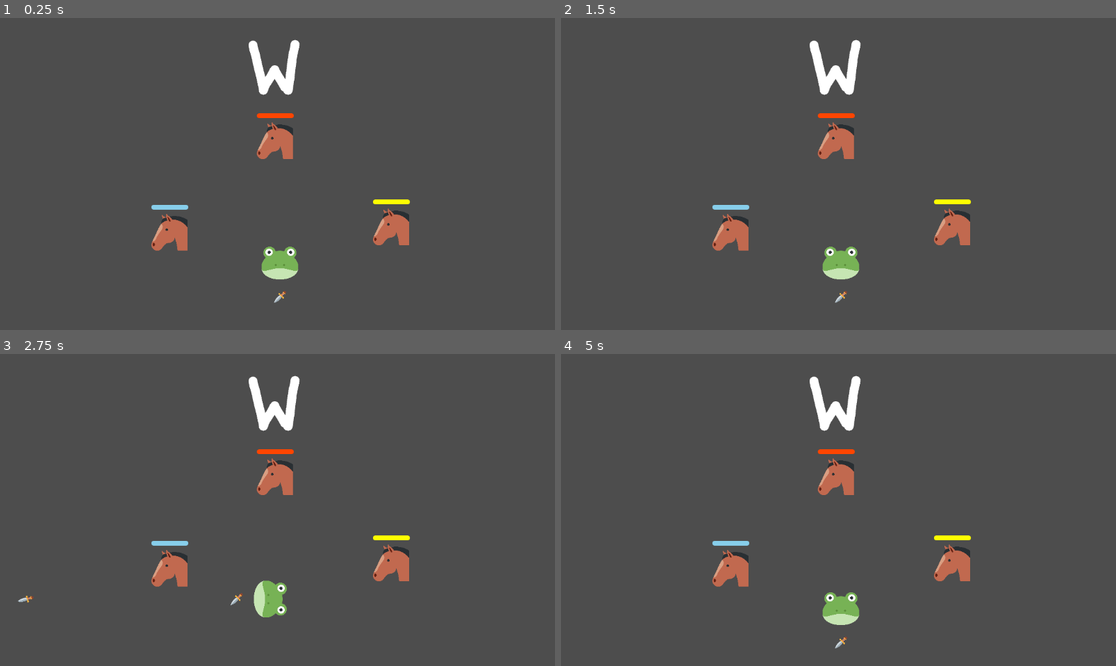
Above: before the commit, frames 1-4 (two rows, left to right).
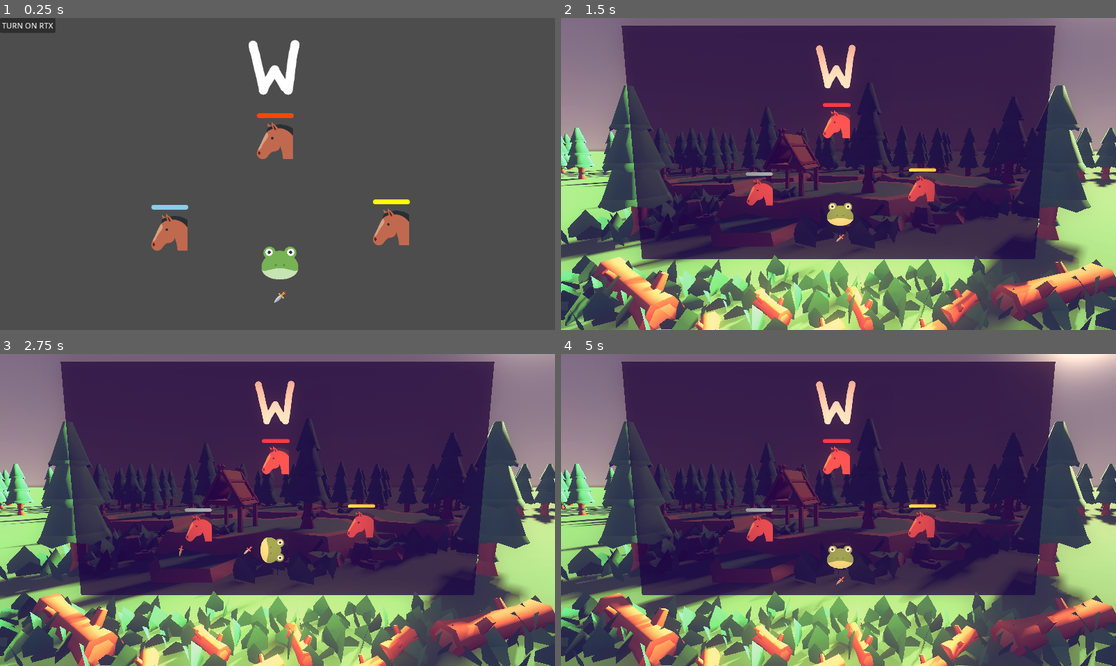
Above: after the commit, the same moments.

Repository: alexcavadora/alex-isaac-implementation
Game: Godot game, scene res://scenes/levels/main_scene.tscn
The game is run twice, just before and just after one commit, with the same random seed, the same clock (stepped at 60 frames per second) and the same inputs.
Inputs (mouse positions are in pixels of both pictures, inside the frame that each line leads up to):
- Up to frame 1 (0.25 s): no input
- Up to frame 2 (1.5 s): click (588, 24) at 0.5 s, where only the run after the commit has a clickable "TURN ON RTX"; tap Space (throw) at 1.35 s
- Up to frame 3 (2.75 s): tap A (a_press) at 2.1 s; tap Space (throw) at 2.3 s
- Up to frame 4 (5 s): tap D (d_press) at 2.85 s; tap Space (throw) at 3.05, 3.8, 4.35 s; tap S (s_press) at 3.6 s

The runs differ from the first frame. In frame 1, 0.4% of the frame differs, in the area x 0-11%, y 0-5%; in frame 2, 90%; in frame 3, 90%; in frame 4, 90%, in the area x 0-100%, y 0-100%.

Commit message:
Enviroment tweaks
Tweaked Enviroment parameters on the 3D scene to make it look prettier than before, and also added the RTX button to the main scene.
Also, saved ThrowComponent as its own scene.

Diff:
--- a/scenes/characters/player/player.tscn
+++ b/scenes/characters/player/player.tscn
@@ -4,8 +4,8 @@
 [ext_resource type="Script" uid="uid://c81q0t0fqvfqu" path="res://scripts/characters/player.gd" id="1_g2els"]
 [ext_resource type="PackedScene" uid="uid://csnaae5ardb3a" path="res://scenes/components/health_component.tscn" id="3_dqkch"]
 [ext_resource type="PackedScene" uid="uid://ctpib5py0hd2d" path="res://scenes/components/hurtbox_component.tscn" id="4_qlg0r"]
-[ext_resource type="Script" uid="uid://bv2rch4f5t54h" path="res://scripts/components/throw_component.gd" id="5_qlg0r"]
-[ext_resource type="Texture2D" uid="uid://b8cljx30m6u2h" path="res://resources/sprites/projectiles/projectile.png" id="6_tuyoq"]
+[ext_resource type="PackedScene" uid="uid://dgjswgwj3fb40" path="res://scenes/components/throw_component.tscn" id="5_qd3e3"]
+[ext_resource type="Script" uid="uid://yemsj5euawdw" path="res://scripts/components/knockback_component.gd" id="6_6avc5"]
 
 [sub_resource type="RectangleShape2D" id="RectangleShape2D_g2els"]
 size = Vector2(63, 61)
@@ -37,14 +37,12 @@
 health_comp = NodePath("../HealthComponent")
 can_heal = true
 
-[node name="ThrowComponent" type="Node2D" parent="." node_paths=PackedStringArray("player")]
+[node name="ThrowComponent" parent="." node_paths=PackedStringArray("player") instance=ExtResource("5_qd3e3")]
 position = Vector2(0, 70)
-script = ExtResource("5_qlg0r")
 player = NodePath("..")
-offset = 70
 
-[node name="Sprite2D" type="Sprite2D" parent="ThrowComponent"]
-scale = Vector2(0.05, 0.05)
-texture = ExtResource("6_tuyoq")
+[node name="KnockbackComponent" type="Node" parent="." node_paths=PackedStringArray("target")]
+script = ExtResource("6_6avc5")
+target = NodePath("..")
 
 [editable path="HealthComponent"]
--- /dev/null
+++ b/scenes/components/throw_component.tscn
@@ -0,0 +1,12 @@
+[gd_scene load_steps=3 format=3 uid="uid://dgjswgwj3fb40"]
+
+[ext_resource type="Script" uid="uid://bv2rch4f5t54h" path="res://scripts/components/throw_component.gd" id="1_j4xhg"]
+[ext_resource type="Texture2D" uid="uid://b8cljx30m6u2h" path="res://resources/sprites/projectiles/projectile.png" id="2_5yovi"]
+
+[node name="ThrowComponent" type="Node2D"]
+script = ExtResource("1_j4xhg")
+offset = 70
+
+[node name="Sprite" type="Sprite2D" parent="."]
+scale = Vector2(0.05, 0.05)
+texture = ExtResource("2_5yovi")
--- a/scenes/levels/main_scene.tscn
+++ b/scenes/levels/main_scene.tscn
@@ -37,7 +37,6 @@
 shape = SubResource("CircleShape2D_pu3yx")
 
 [node name="RtxButton" type="Button" parent="."]
-visible = false
 offset_right = 8.0
 offset_bottom = 8.0
 text = "TURN ON RTX"
--- a/scenes/levels/rtx_main_scene.tscn
+++ b/scenes/levels/rtx_main_scene.tscn
@@ -21,7 +21,8 @@
 size = Vector3(500, 0.5, 500)
 
 [sub_resource type="Gradient" id="Gradient_2se6k"]
-colors = PackedColorArray(0, 0.0392157, 0, 1, 1, 0.941176, 0.901961, 1)
+offsets = PackedFloat32Array(0, 0.5, 1)
+colors = PackedColorArray(0.12825, 0.027, 0.27, 1, 0.5, 0.35, 0.3525, 1, 1, 0.944828, 0.908073, 1)
 
 [sub_resource type="GradientTexture1D" id="GradientTexture1D_hnoak"]
 gradient = SubResource("Gradient_2se6k")
@@ -34,6 +35,7 @@
 [sub_resource type="Environment" id="Environment_y00e6"]
 background_mode = 2
 sky = SubResource("Sky_6x6ya")
+ssao_enabled = true
 glow_enabled = true
 glow_normalized = true
 glow_bloom = 0.2
@@ -41,6 +43,7 @@
 volumetric_fog_density = 0.03
 volumetric_fog_emission_energy = 3.0
 volumetric_fog_anisotropy = 0.3
+volumetric_fog_temporal_reprojection_enabled = false
 adjustment_enabled = true
 adjustment_color_correction = SubResource("GradientTexture1D_hnoak")
 
@@ -141,7 +144,7 @@
 _3d = true
 
 [node name="RtxButton" parent="Sprite3D/SubViewport/MainScene" index="4"]
-visible = true
+visible = false
 
 [node name="Camera3D" type="Camera3D" parent="."]
 transform = Transform3D(1, 0, 0, 0, 0.994522, 0.104528, 0, -0.104528, 0.994522, 0, 3.5, 6.862)
@@ -161,7 +164,7 @@
 environment = SubResource("Environment_y00e6")
 
 [node name="DirectionalLight3D" type="DirectionalLight3D" parent="."]
-transform = Transform3D(1, 0, 0, 0, -0.937282, 0.348572, 0, -0.348572, -0.937282, 0, 8.62317, -0.69644)
+transform = Transform3D(0.642788, 0.410467, 0.646793, 0, -0.844328, 0.535827, 0.766044, -0.344423, -0.542724, 0, 8.62317, -0.69644)
 light_color = Color(1, 0.835294, 0.682353, 1)
 light_energy = 3.0
 light_bake_mode = 1
--- a/scripts/scenes/main_scene.gd
+++ b/scripts/scenes/main_scene.gd
@@ -6,4 +6,4 @@
 
 
 func _on_rtx_button_pressed() -> void:
-	pass # Replace with function body.
+	get_tree().change_scene_to_file("res://scenes/levels/rtx_main_scene.tscn")
--- a/scripts/scenes/rtx_main_scene.gd
+++ b/scripts/scenes/rtx_main_scene.gd
@@ -1,9 +1,14 @@
 extends Node3D
+const MAIN_SCENE = preload("res://scenes/levels/main_scene.tscn")
 @onready var directional_light_3d: DirectionalLight3D = $DirectionalLight3D
+@export var x_rot_speed : float = 0.025
+@export var y_rot_speed : float = 0.02
+
 
 func _input(_event):
 	if Input.is_action_just_pressed("reset"):
 		get_tree().reload_current_scene()
 
 func _process(_delta):
-	directional_light_3d.rotation_degrees.x += 0.01
+	directional_light_3d.rotation_degrees.x += x_rot_speed
+	directional_light_3d.rotation_degrees.y += y_rot_speed
